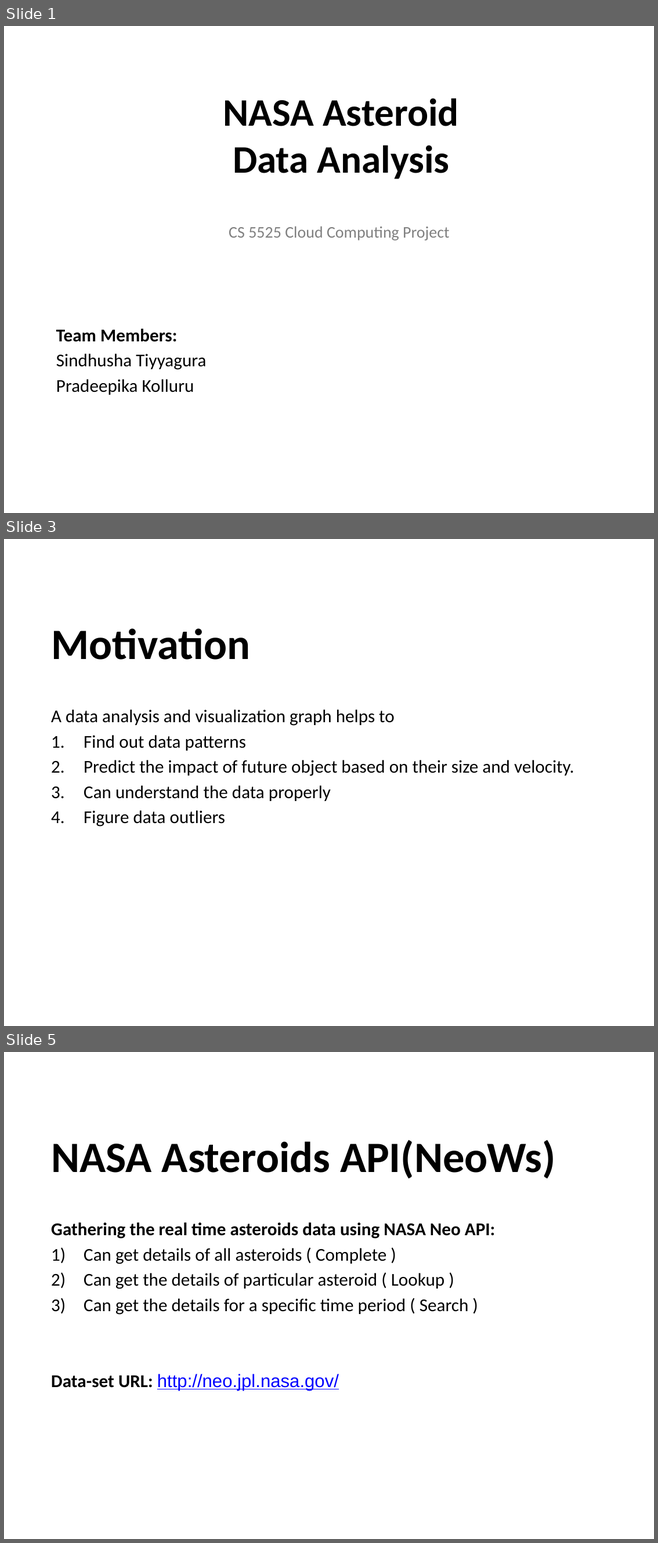
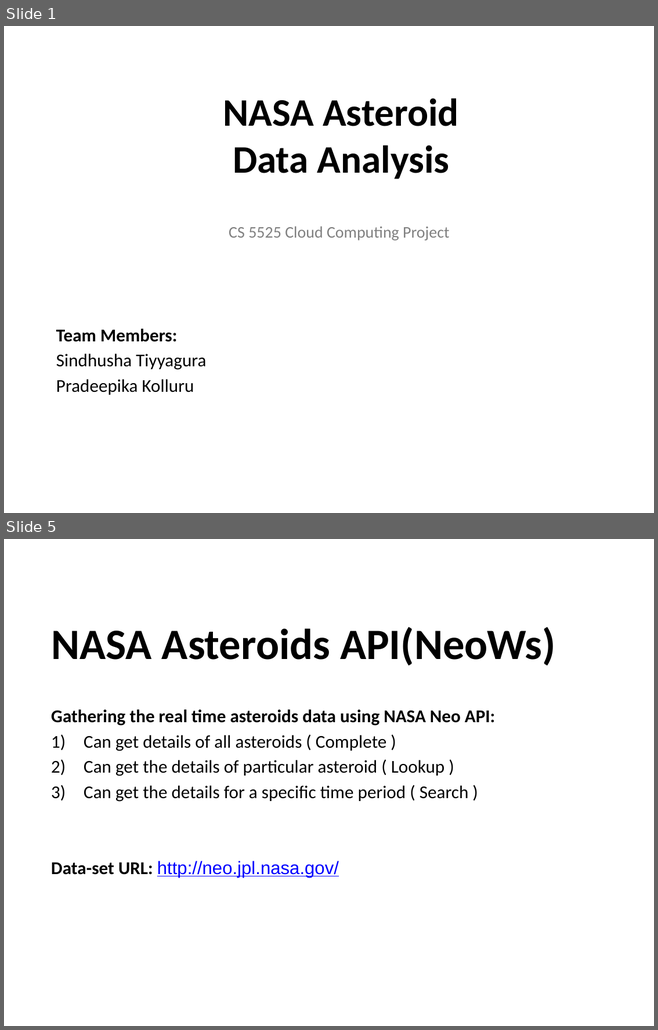
Before and after one commit to sindhusha-t/NasaAsteroids, a slide deck: Documentation/Docs/NASA Asteroids DA.pptx. Shown one above the other, each under a label of ours: slides 1, 3 and 5 before the commit, slides 1 and 5 after it; the slides between them are not shown. The pictures are 658x1543 and 658x1030 pixels, drawn with LibreOffice and Linux fonts; fonts in the diff are those of the drawing; background and template pictures are left out. Boxes give left, top, right and bottom in pixels: in the first picture for what was removed or moved away, otherwise in the second. Text is boxed around its words. In the diff, an @@ line names an element or a change of style, - is before the commit and + after.

```diff
--- a/Documentation/Docs/NASA Asteroids DA.pptx
+++ b/Documentation/Docs/NASA Asteroids DA.pptx
@@ slide 3 removed at (x1=4, y1=539, x2=654, y2=1026), background picture (left out) @@
@@ title removed at (x1=51, y1=628, x2=250, y2=660) @@
-Motivation
@@ subtitle removed at (x1=51, y1=710, x2=574, y2=827) @@
-A data analysis and visualization graph helps to
-1. Find out data patterns
-2. Predict the impact of future object based on their size and velocity.
-3. Can understand the data properly
-4. Figure data outliers
```
Also in this commit, not shown: 2 slides changed, 1 slide added, 2 other files.
